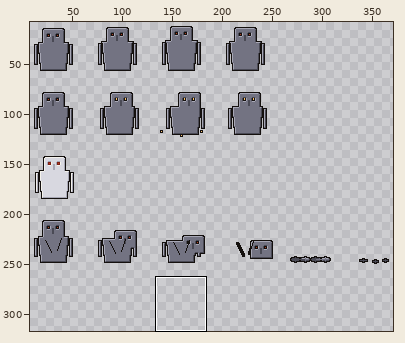
A pixel-art file gets an edit: assets/art-src/bosses/statue-warden.aseprite. Above: a wide view before the commit, with the close-up outlined.
Close-up. The starting point:
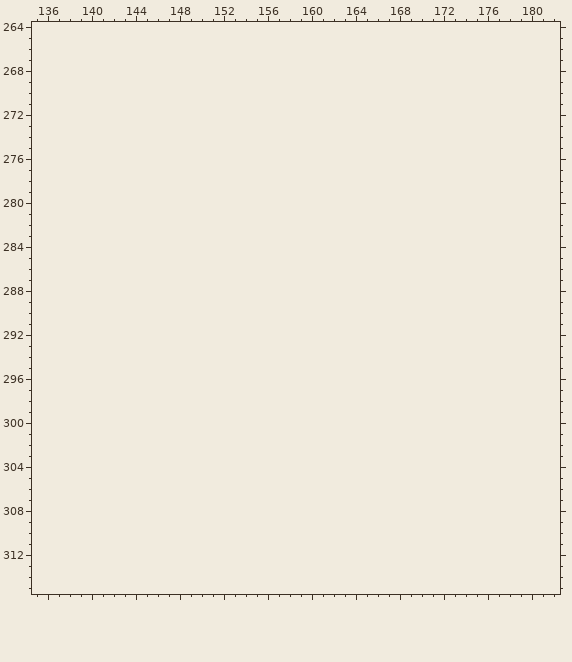
384x256 pixels, 1 frame. Shown: x 135..182, y 264..315. The old version is drawn lined up with the new one, on the new canvas. The wide view leaves out empty margins. The commit also changed other parts of the picture, which this record leaves out.
Once edited:
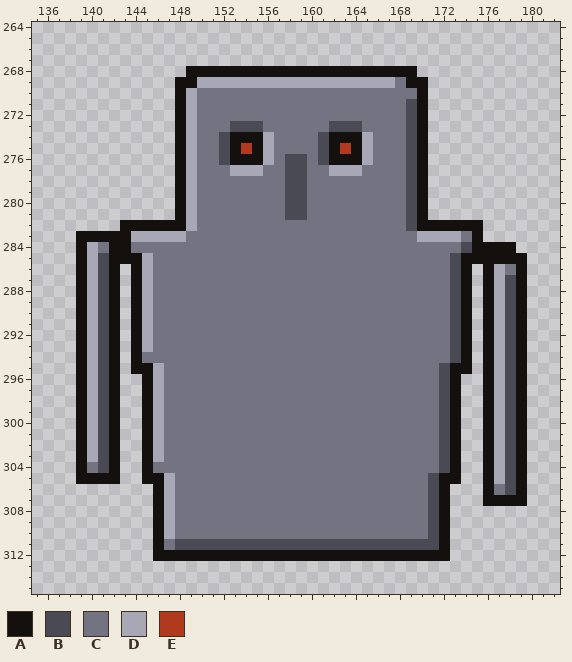
Palette (. is transparent): A #14100e  B #4a4a55  C #737382  D #a7a7b5  E #b13a1e
From old to new:
canvas 384x256 -> 384x320
Changed rows in their new state; - is an unchanged pixel.
first column x 139:
268 ----------AAAAAAAAAAAAAAAAAAAAA----------
269 ---------AADDDDDDDDDDDDDDDDDDCAA---------
270 ---------ADCCCCCCCCCCCCCCCCCCCCA---------
271 ---------ADCCCCCCCCCCCCCCCCCCCBA---------
272 ---------ADCCCCCCCCCCCCCCCCCCCBA---------
273 ---------ADCCCBBBCCCCCCBBBCCCCBA---------
274 ---------ADCCBAAADCCCCBAAADCCCBA---------
275 ---------ADCCBAEADCCCCBAEADCCCBA---------
276 ---------ADCCBAAADCBBCBAAADCCCBA---------
277 ---------ADCCCDDDCCBBCCDDDCCCCBA---------
278 ---------ADCCCCCCCCBBCCCCCCCCCBA---------
279 ---------ADCCCCCCCCBBCCCCCCCCCBA---------
280 ---------ADCCCCCCCCBBCCCCCCCCCBA---------
281 ---------ADCCCCCCCCBBCCCCCCCCCBA---------
282 ----AAAAAADCCCCCCCCCCCCCCCCCCCBAAAAAA----
283 AAAAADDDDDCCCCCCCCCCCCCCCCCCCCCDDDDCA----
284 ADCAACCCCCCCCCCCCCCCCCCCCCCCCCCCCCCBAAAA-
285 ADBAAADCCCCCCCCCCCCCCCCCCCCCCCCCCCBAAAAAA
286 ADBA-ADCCCCCCCCCCCCCCCCCCCCCCCCCCCBA-ADCA
287 ADBA-ADCCCCCCCCCCCCCCCCCCCCCCCCCCCBA-ADBA
288 ADBA-ADCCCCCCCCCCCCCCCCCCCCCCCCCCCBA-ADBA
289 ADBA-ADCCCCCCCCCCCCCCCCCCCCCCCCCCCBA-ADBA
290 ADBA-ADCCCCCCCCCCCCCCCCCCCCCCCCCCCBA-ADBA
291 ADBA-ADCCCCCCCCCCCCCCCCCCCCCCCCCCCBA-ADBA
292 ADBA-ADCCCCCCCCCCCCCCCCCCCCCCCCCCCBA-ADBA
293 ADBA-ADCCCCCCCCCCCCCCCCCCCCCCCCCCCBA-ADBA
294 ADBA-ACCCCCCCCCCCCCCCCCCCCCCCCCCCCBA-ADBA
295 ADBA-AADCCCCCCCCCCCCCCCCCCCCCCCCCBAA-ADBA
296 ADBA--ADCCCCCCCCCCCCCCCCCCCCCCCCCBA--ADBA
297 ADBA--ADCCCCCCCCCCCCCCCCCCCCCCCCCBA--ADBA
298 ADBA--ADCCCCCCCCCCCCCCCCCCCCCCCCCBA--ADBA
299 ADBA--ADCCCCCCCCCCCCCCCCCCCCCCCCCBA--ADBA
300 ADBA--ADCCCCCCCCCCCCCCCCCCCCCCCCCBA--ADBA
301 ADBA--ADCCCCCCCCCCCCCCCCCCCCCCCCCBA--ADBA
302 ADBA--ADCCCCCCCCCCCCCCCCCCCCCCCCCBA--ADBA
303 ADBA--ADCCCCCCCCCCCCCCCCCCCCCCCCCBA--ADBA
304 ACBA--ACCCCCCCCCCCCCCCCCCCCCCCCCCBA--ADBA
305 AAAA--AADCCCCCCCCCCCCCCCCCCCCCCCBAA--ADBA
306 -------ADCCCCCCCCCCCCCCCCCCCCCCCBA---ACBA
307 -------ADCCCCCCCCCCCCCCCCCCCCCCCBA---AAAA
308 -------ADCCCCCCCCCCCCCCCCCCCCCCCBA-------
309 -------ADCCCCCCCCCCCCCCCCCCCCCCCBA-------
310 -------ADCCCCCCCCCCCCCCCCCCCCCCCBA-------
311 -------ACBBBBBBBBBBBBBBBBBBBBBBBBA-------
312 -------AAAAAAAAAAAAAAAAAAAAAAAAAAA-------
